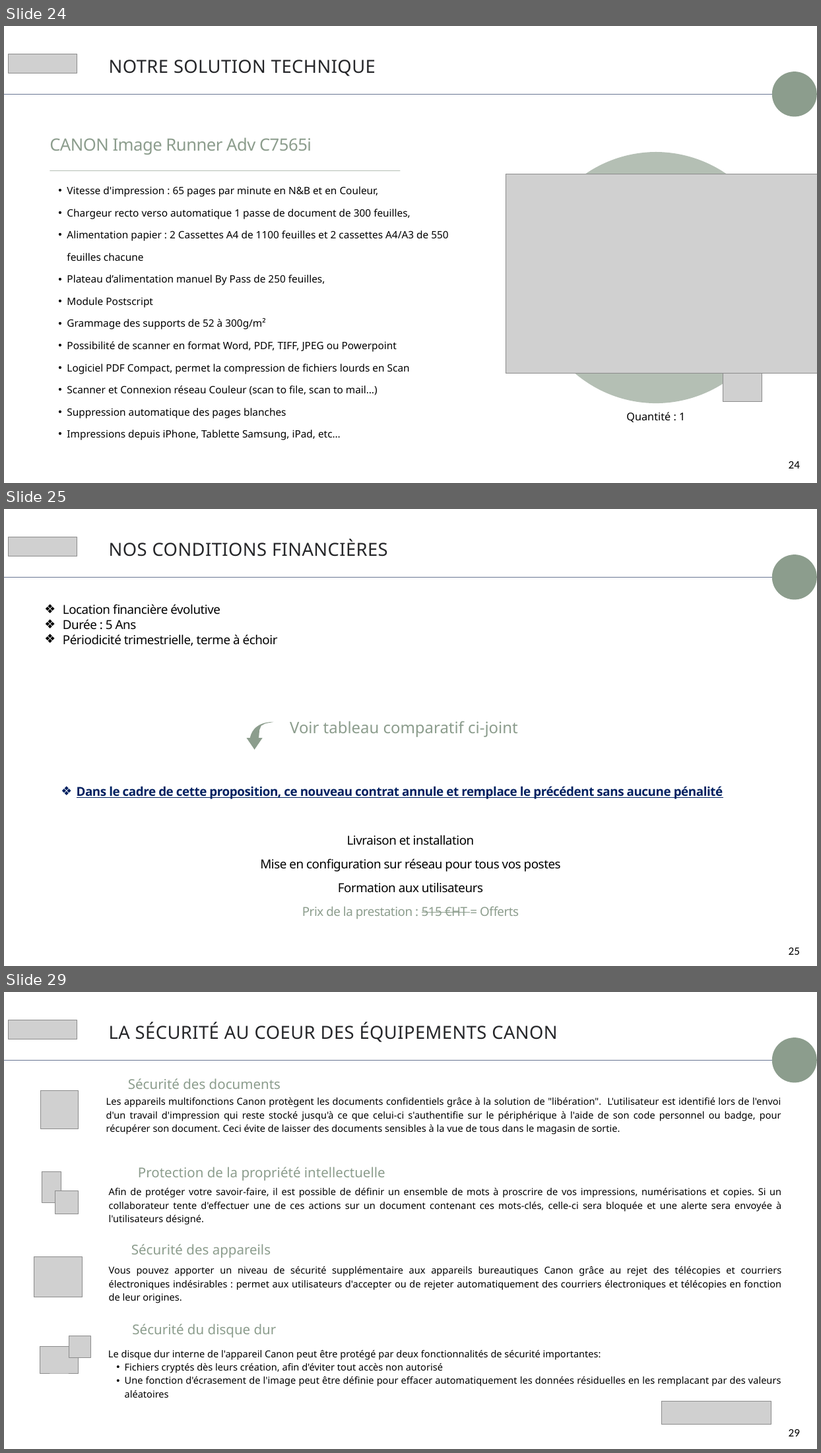
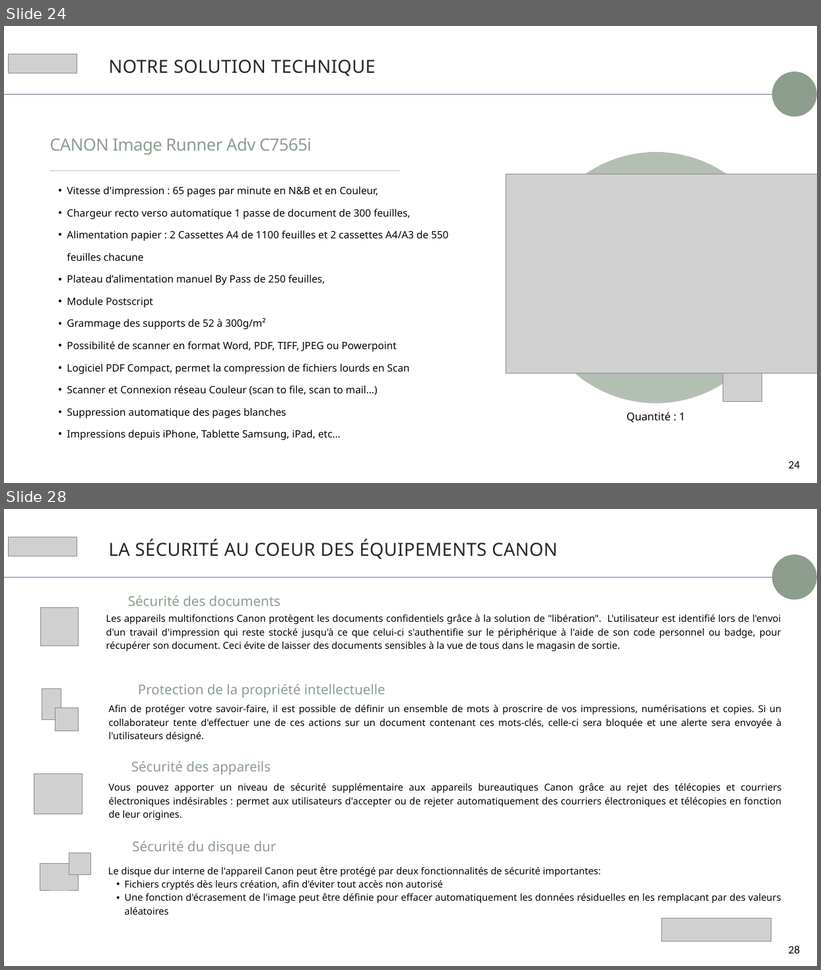
Before and after one commit to Mikael2655/Levad, a slide deck: proposition-commerciale/assets/template.pptx. Shown one above the other, each under a label of ours: slides 24, 25 and 29 before the commit, slides 24 and 28 after it; the slides between them are not shown. The pictures are 821x1453 and 821x970 pixels, drawn with LibreOffice and Linux fonts; fonts in the diff are those of the drawing; grey boxes stand for pictures; background and template pictures are left out. Boxes give left, top, right and bottom in pixels: in the first picture for what was removed or moved away, otherwise in the second. Text is boxed around its words. In the diff, an @@ line names an element or a change of style, - is before the commit and + after.

```diff
--- a/proposition-commerciale/assets/template.pptx
+++ b/proposition-commerciale/assets/template.pptx
@@ slide 25 removed at (4, 509, 817, 966), background #FFFFFF @@
@@ picture removed at (8, 537, 77, 556) @@
@@ text removed at (109, 539, 388, 557) @@
-NOS CONDITIONS FINANCIÈRES
@@ freeform shape removed at (772, 555, 816, 599) @@
@@ rectangle removed at (4, 577, 817, 578) @@
@@ text removed at (63, 604, 278, 646) @@
-❖ Location financière évolutive
-❖ Durée : 5 Ans
-❖ Périodicité trimestrielle, terme à échoir
@@ freeform shape removed at (247, 722, 274, 750) @@
@@ text removed at (290, 722, 518, 737) @@
-  Voir tableau comparatif ci-joint
@@ text removed at (77, 786, 723, 799) @@
-❖ Dans le cadre de cette proposition, ce nouveau contrat annule et remplace le précédent sans aucune pénalité
@@ text removed at (260, 835, 561, 920) @@
-Livraison et installation
-Mise en configuration sur réseau pour tous vos postes
-Formation aux utilisateurs
-Prix de la prestation : 515 €HT = Offerts
@@ page number removed at (789, 948, 800, 955) @@
-25
@@ what was slide 29 is now slide 28 @@
@@ page number at (789, 946, 800, 954): text changed @@
-29
+28
```
Also in this commit, not shown: 5 slides changed, 7 other files.
